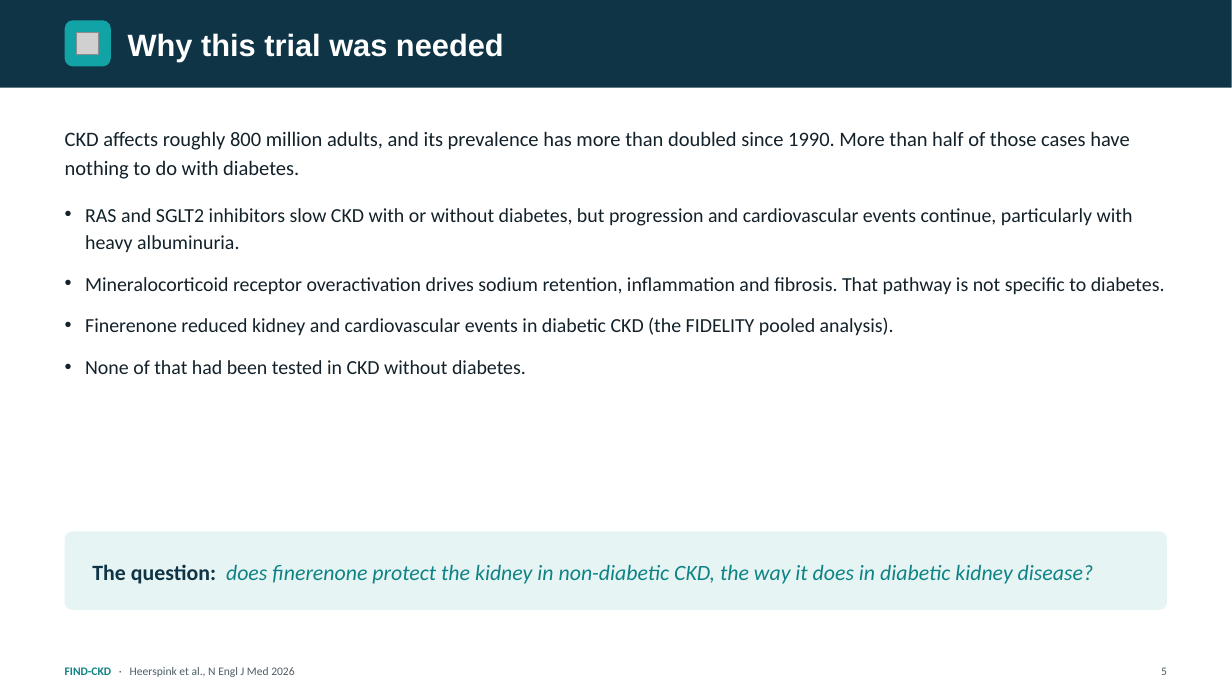
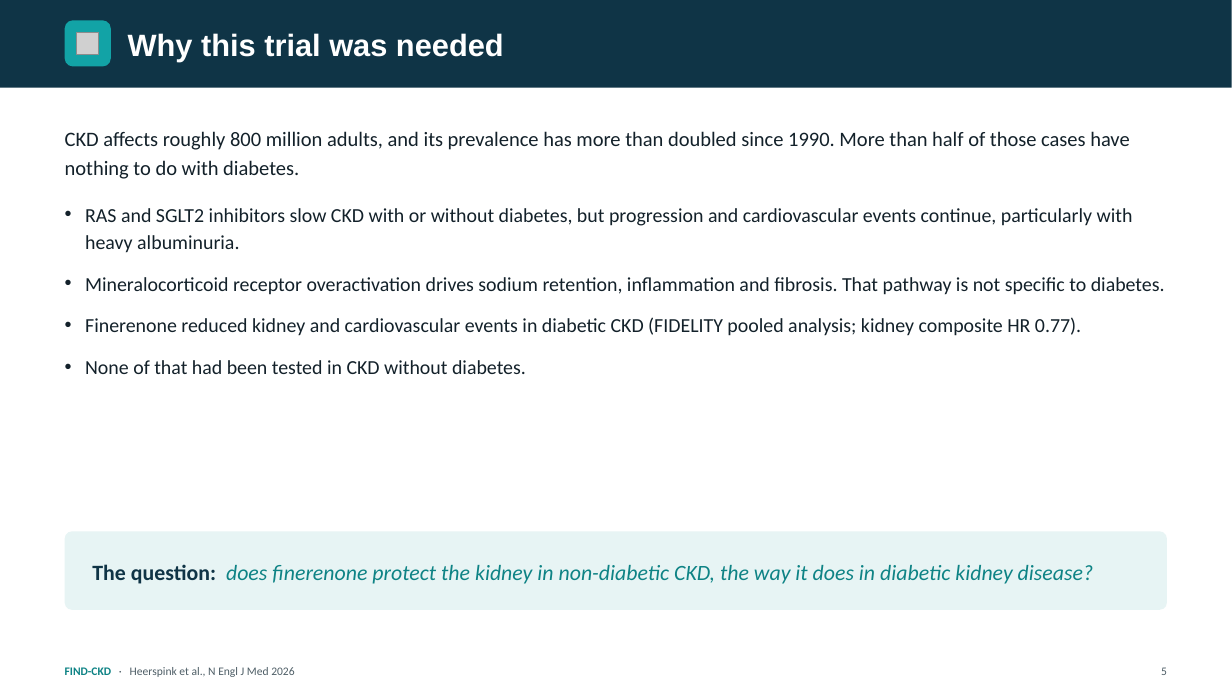
Before and after one commit to azbargarawan-sudo/clickwriting-landing, a slide deck: slide 5 of FIND-CKD.pptx. Drawn at 1232x693 pixels with LibreOffice and Linux fonts; fonts in the diff are those of the drawing; grey boxes stand for pictures. Boxes give left, top, right and bottom in pixels: in the first picture for what was removed or moved away, otherwise in the second. Text is boxed around its words. In the diff, an @@ line names an element or a change of style, - is before the commit and + after.

```diff
--- a/FIND-CKD.pptx
+++ b/FIND-CKD.pptx
@@ text at [85,317,1081,336]: text changed @@
-• Finerenone reduced kidney and cardiovascular events in diabetic CKD (the FIDELITY pooled analysis).
+• Finerenone reduced kidney and cardiovascular events in diabetic CKD (FIDELITY pooled analysis; kidney composite HR 0.77).
```
Also in this commit, not shown: 22 other slides changed, 1 slide removed.
